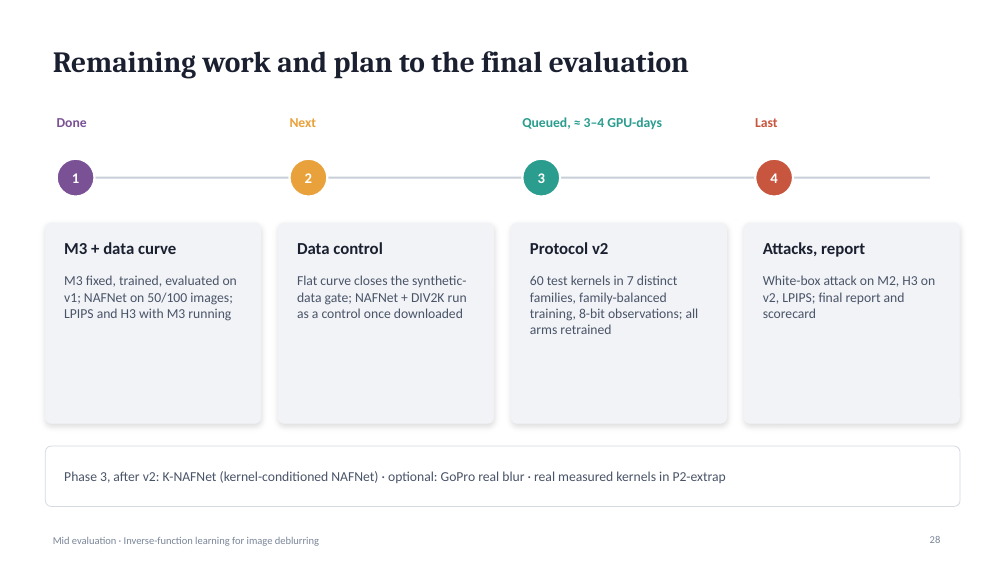
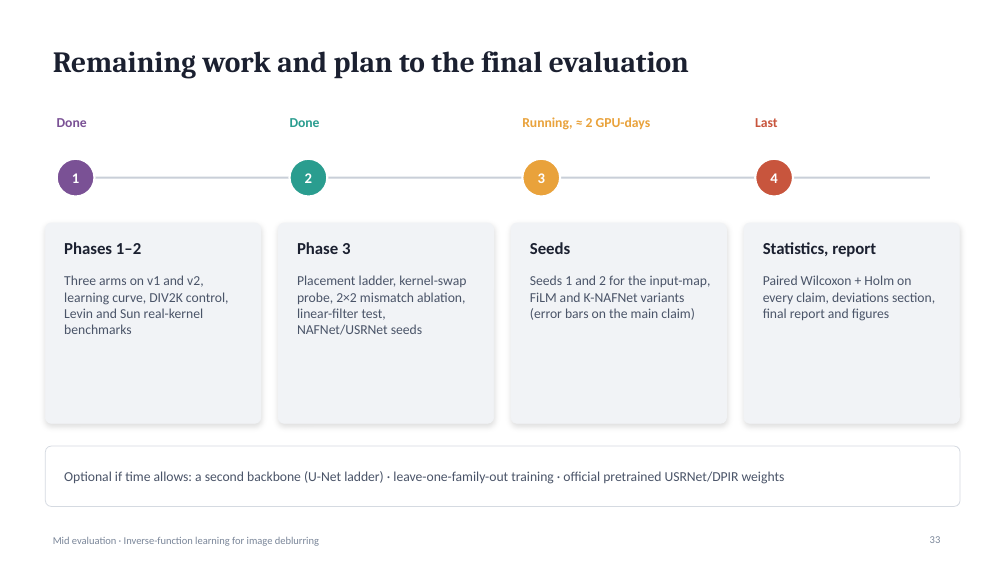
Before and after one commit to suryamanoj4/Inverse-Deblur, a slide deck: slide 33 of report/mid_evaluation.pptx (slide 28 before the commit). Drawn at 1008x567 pixels with LibreOffice and Linux fonts; fonts in the diff are those of the drawing. Boxes give left, top, right and bottom in pixels: in the first picture for what was removed or moved away, otherwise in the second. Text is boxed around its words. In the diff, an @@ line names an element or a change of style, - is before the commit and + after.

```diff
--- a/report/mid_evaluation.pptx
+++ b/report/mid_evaluation.pptx
@@ text at [290, 118, 320, 127]: text changed; text colour #E9A23B to #2A9D8F @@
-Next
+Done
@@ text at [522, 117, 651, 130]: text changed; text colour #2A9D8F to #E9A23B @@
-Queued, ≈ 3–4 GPU-days
+Running, ≈ 2 GPU-days
@@ ellipse at [290, 159, 327, 197]: fill #E9A23B to #2A9D8F @@
@@ ellipse at [523, 159, 560, 197]: fill #2A9D8F to #E9A23B @@
@@ text at [64, 242, 141, 254]: text changed @@
-M3 + data curve
+Phases 1–2
@@ text at [297, 242, 350, 254]: text changed @@
-Data control
+Phase 3
@@ text at [530, 242, 570, 254]: text changed @@
-Protocol v2
+Seeds
@@ text at [763, 242, 876, 257]: text changed @@
-Attacks, report
+Statistics, report
@@ text at [64, 275, 229, 334]: text changed @@
-M3 fixed, trained, evaluated on v1; NAFNet on 50/100 images; LPIPS and H3 with M3 running
+Three arms on v1 and v2, learning curve, DIV2K control, Levin and Sun real-kernel benchmarks
@@ text at [297, 275, 466, 335]: text changed @@
-Flat curve closes the synthetic-data gate; NAFNet + DIV2K run as a control once downloaded
+Placement ladder, kernel-swap probe, 2×2 mismatch ablation, linear-filter test, NAFNet/USRNet seeds
@@ text at [530, 275, 711, 320]: text changed @@
-60 test kernels in 7 distinct families, family-balanced training, 8-bit observations; all arms retrained
+Seeds 1 and 2 for the input-map, FiLM and K-NAFNet variants (error bars on the main claim)
@@ text at [763, 275, 935, 321]: text changed @@
-White-box attack on M2, H3 on v2, LPIPS; final report and scorecard
+Paired Wilcoxon + Holm on every claim, deviations section, final report and figures
@@ text at [64, 471, 785, 484]: text changed @@
-Phase 3, after v2: K-NAFNet (kernel-conditioned NAFNet) · optional: GoPro real blur · real measured kernels in P2-extrap
+Optional if time allows: a second backbone (U-Net ladder) · leave-one-family-out training · official pretrained USRNet/DPIR weights
```
Also in this commit, not shown: 2 other slides changed, 6 slides added, 1 slide removed, 1 other file.
